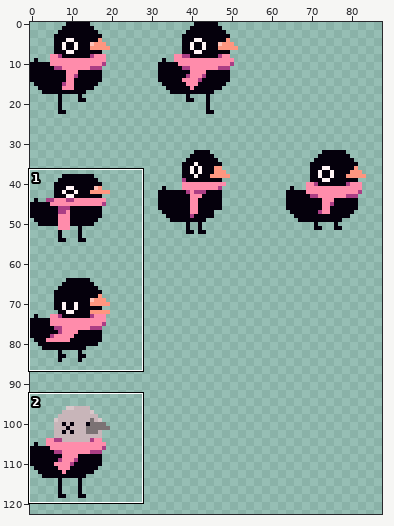
Sprite sheet, stored at src/assets/player/player.png. Above, an overview of the earlier version with the close-up marked.
Close-up. Before:
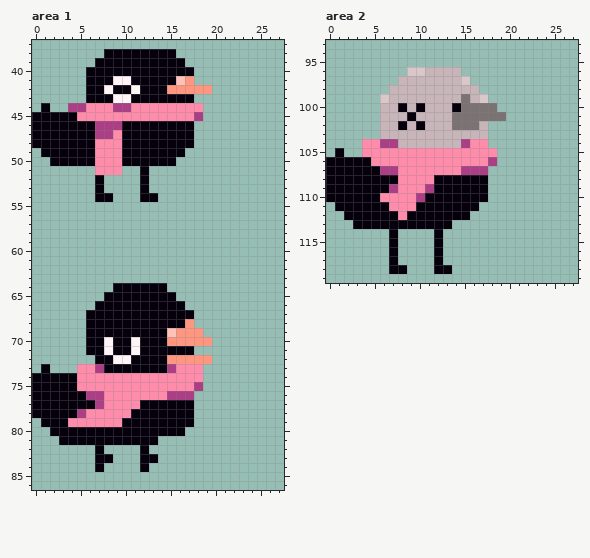
The file is 96x128 pixels. Shown: area 1: x 0..27, y 37..86; area 2: x 0..27, y 93..119. The wide view leaves out empty margins. The commit also changed other parts of the picture, which this record leaves out.
Once edited:
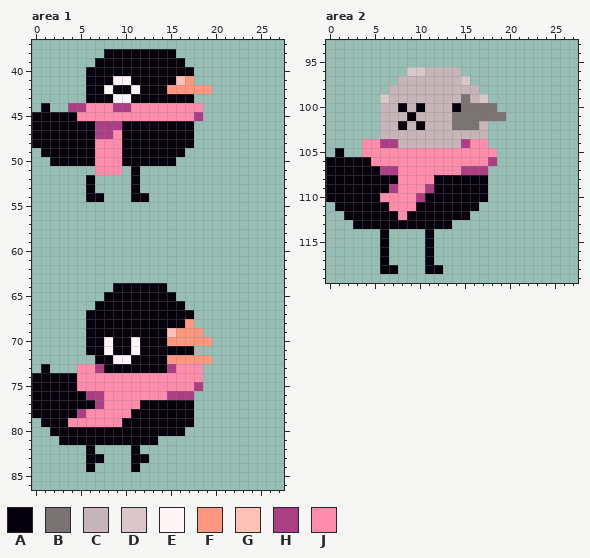
Palette (. is transparent): A #05000c  B #7b7274  C #c8b5b9  D #d9c7ca  E #fff4f6  F #ff9680  G #ffc2b8  H #ab3e85  J #ff8cab
From old to new:
--- area 1
@@ x 4..15 @@
 50 AAAJJJAAAAAA
-51 ...JJJ..A...
-52 ...A....A...
-53 ...A....A...
-54 ...AA...AA..
+51 ...JJJ.A....
+52 ..A....A....
+53 ..A....A....
+54 ..AA...AA...
 55 ............
@@ x 4..15 @@
 81 AAAAAAAAAA..
-82 ...A....A...
-83 ...AA...AA..
-84 ...A....A...
+82 ..A....A....
+83 ..AA...AA...
+84 ..A....A....
 85 ............
--- area 2
@@ x 4..15 @@
 113 AAAAAAAAAA..
-114 ...A....A...
-115 ...A....A...
-116 ...A....A...
-117 ...A....A...
-118 ...AA...AA..
+114 ..A....A....
+115 ..A....A....
+116 ..A....A....
+117 ..A....A....
+118 ..AA...AA...
 119 ............
Pixel boxes of the changes (left, top, right, bottom) in both close-ups:
changed: (86, 166, 158, 202)
changed: (86, 445, 158, 472)
changed: (380, 229, 452, 274)
